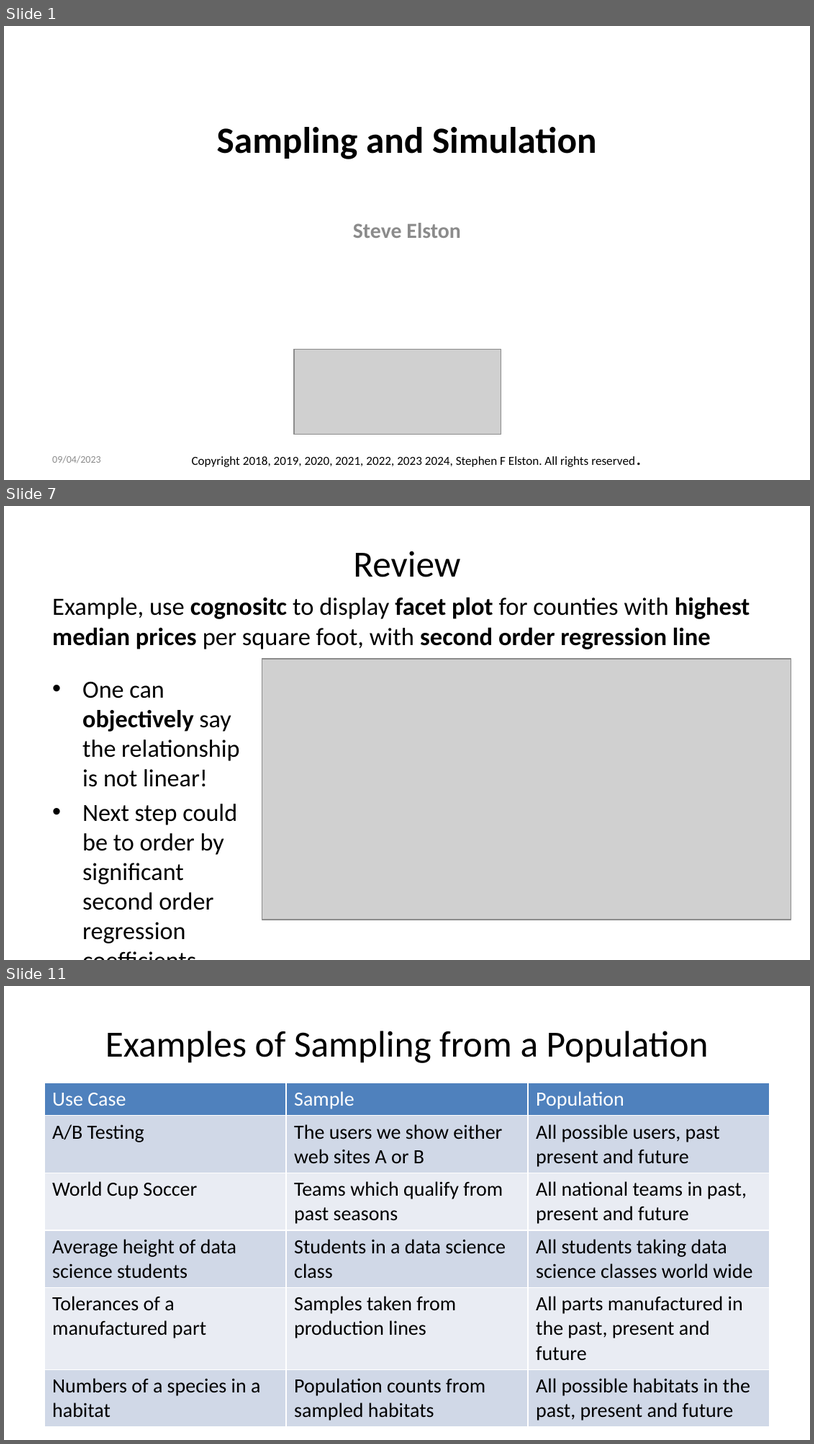
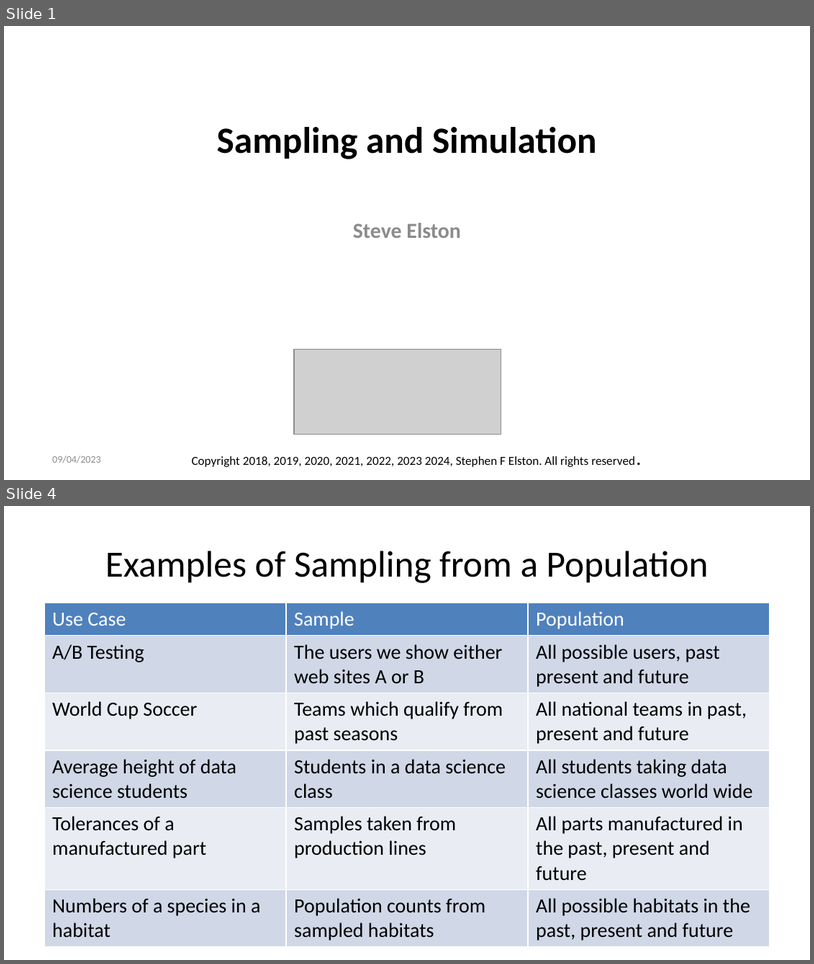
Before and after one commit to StephenElston/CSCI-E-83, a slide deck: LectureSlides/04_SamplingAndSimulation.pptx. Shown one above the other, each under a label of ours: slides 1, 7 and 11 before the commit, slides 1 and 4 after it; the slides between them are not shown. The pictures are 814x1444 and 814x964 pixels, drawn with LibreOffice and Linux fonts; fonts in the diff are those of the drawing; grey boxes stand for pictures. Boxes give left, top, right and bottom in pixels: in the first picture for what was removed or moved away, otherwise in the second. Text is boxed around its words. In the diff, an @@ line names an element or a change of style, - is before the commit and + after.

```diff
--- a/LectureSlides/04_SamplingAndSimulation.pptx
+++ b/LectureSlides/04_SamplingAndSimulation.pptx
@@ slide 7 removed at [4,506,810,960], background #FFFFFF @@
@@ title removed at [353,551,460,577] @@
-Review
@@ text removed at [52,597,751,649] @@
-Example, use cognositc to display facet plot for counties with highest median prices per square foot, with second order regression line
@@ picture removed at [262,659,791,919] @@
@@ text removed at [82,681,239,943] @@
-• One can objectively say the relationship is not linear!
-• Next step could be to order by significant second order regression coefficients
@@ what was slide 11 is now slide 4 @@
```
Also in this commit, not shown: 10 slides changed, 5 slides added, 6 other slides removed.
